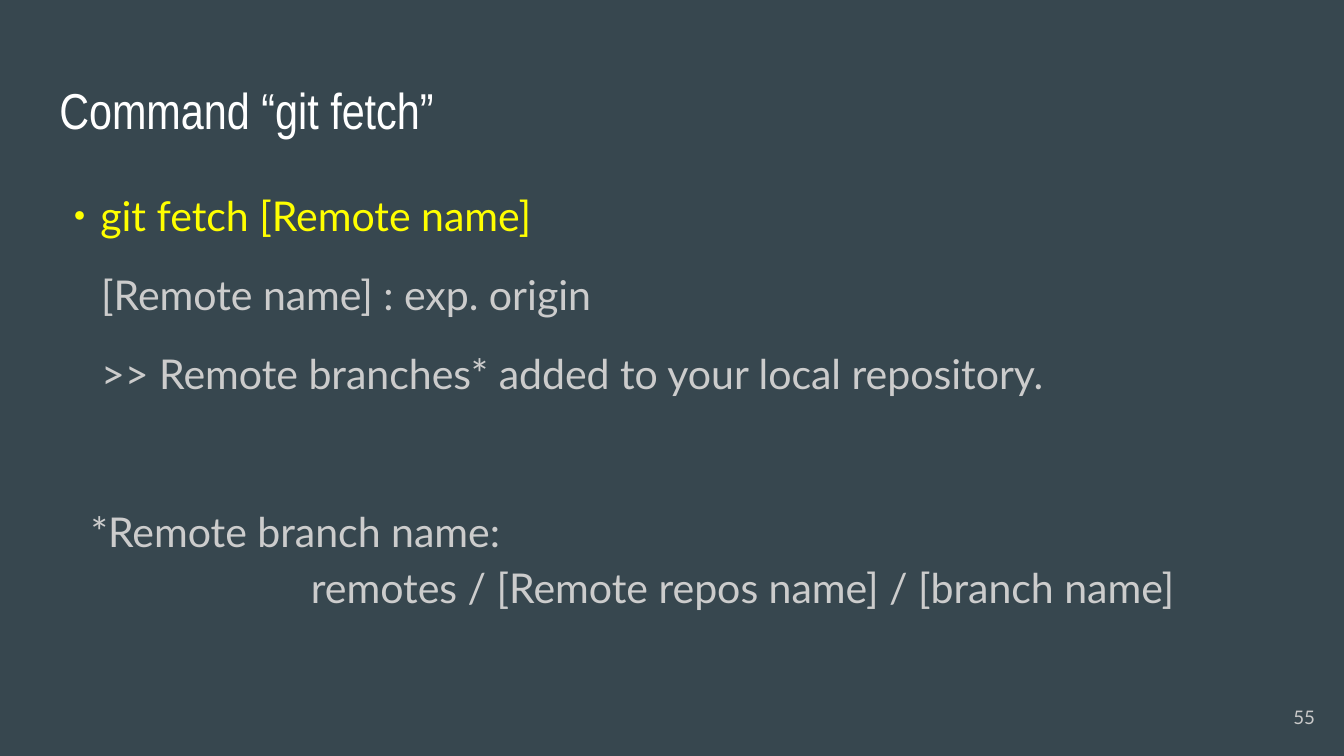
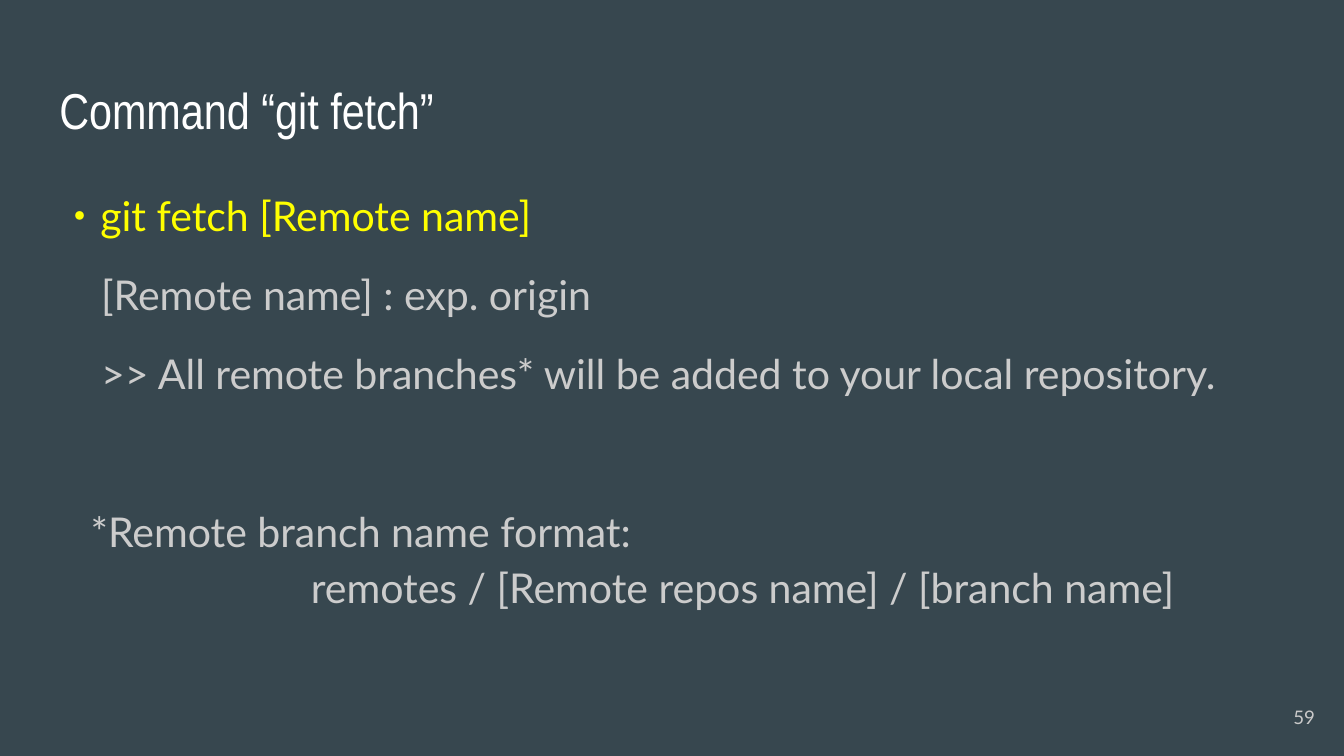
Before and after one commit to acchi17/StudyGit, a slide deck: slide 59 of GitStudySession.pptx (slide 55 before the commit). Drawn at 1344x756 pixels with LibreOffice and Linux fonts; fonts in the diff are those of the drawing. Boxes give left, top, right and bottom in pixels: in the first picture for what was removed or moved away, otherwise in the second. Text is boxed around its words. In the diff, an @@ line names an element or a change of style, - is before the commit and + after.

```diff
--- a/GitStudySession.pptx
+++ b/GitStudySession.pptx
@@ text at <box>91,358,1216,610</box>: text changed @@
->> Remote branches* added to your local repository.
-*Remote branch name:
-remotes / [Remote repos name] / [branch name]
+>> All remote branches* will be added to your local repository.
+*Remote branch name format:
+remotes / [Remote repos name] / [branch name]
@@ page number at <box>1293,710,1315,724</box>: text changed @@
-55
+59
```
Also in this commit, not shown: 11 other slides changed, 17 slides added, 9 slides removed.
